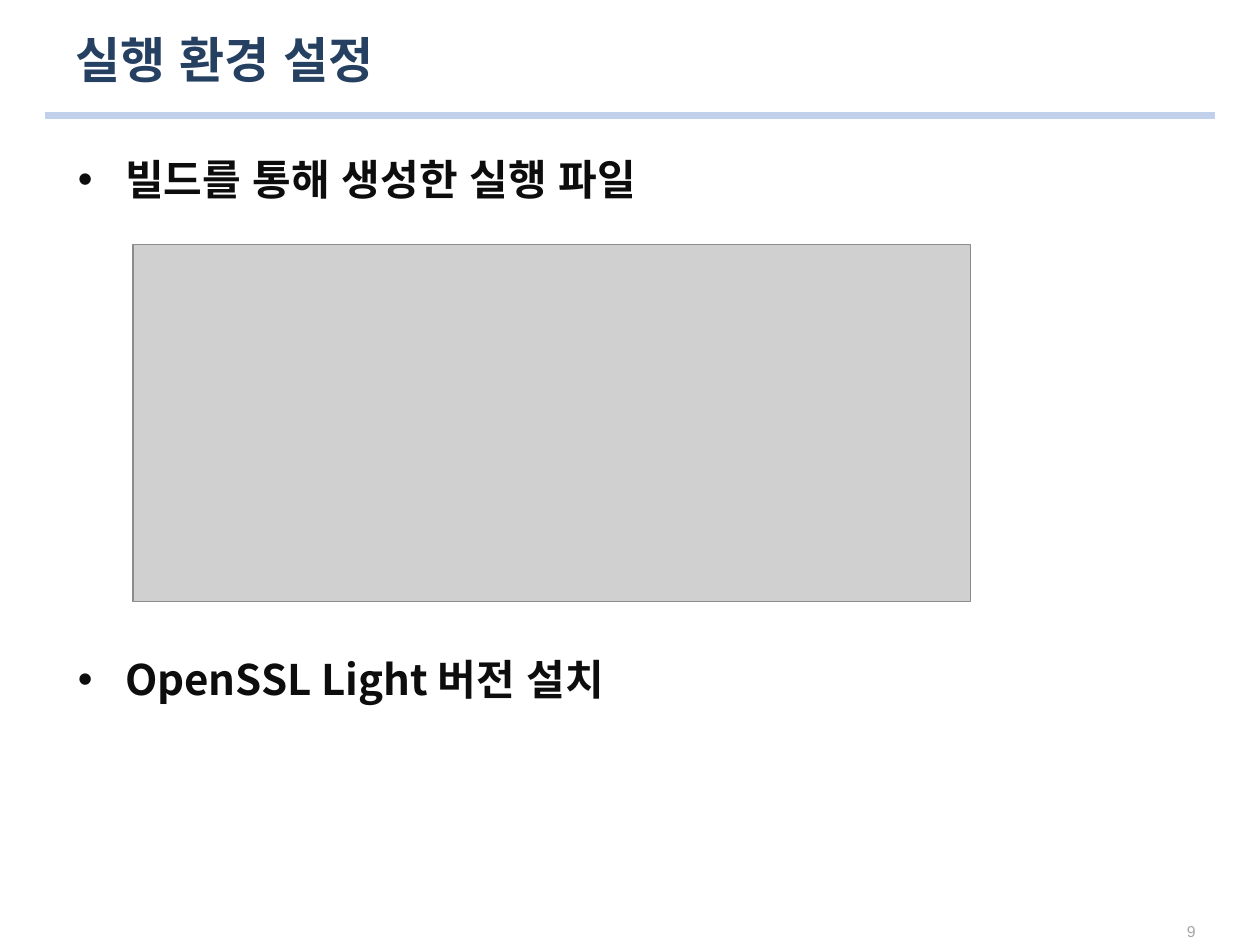
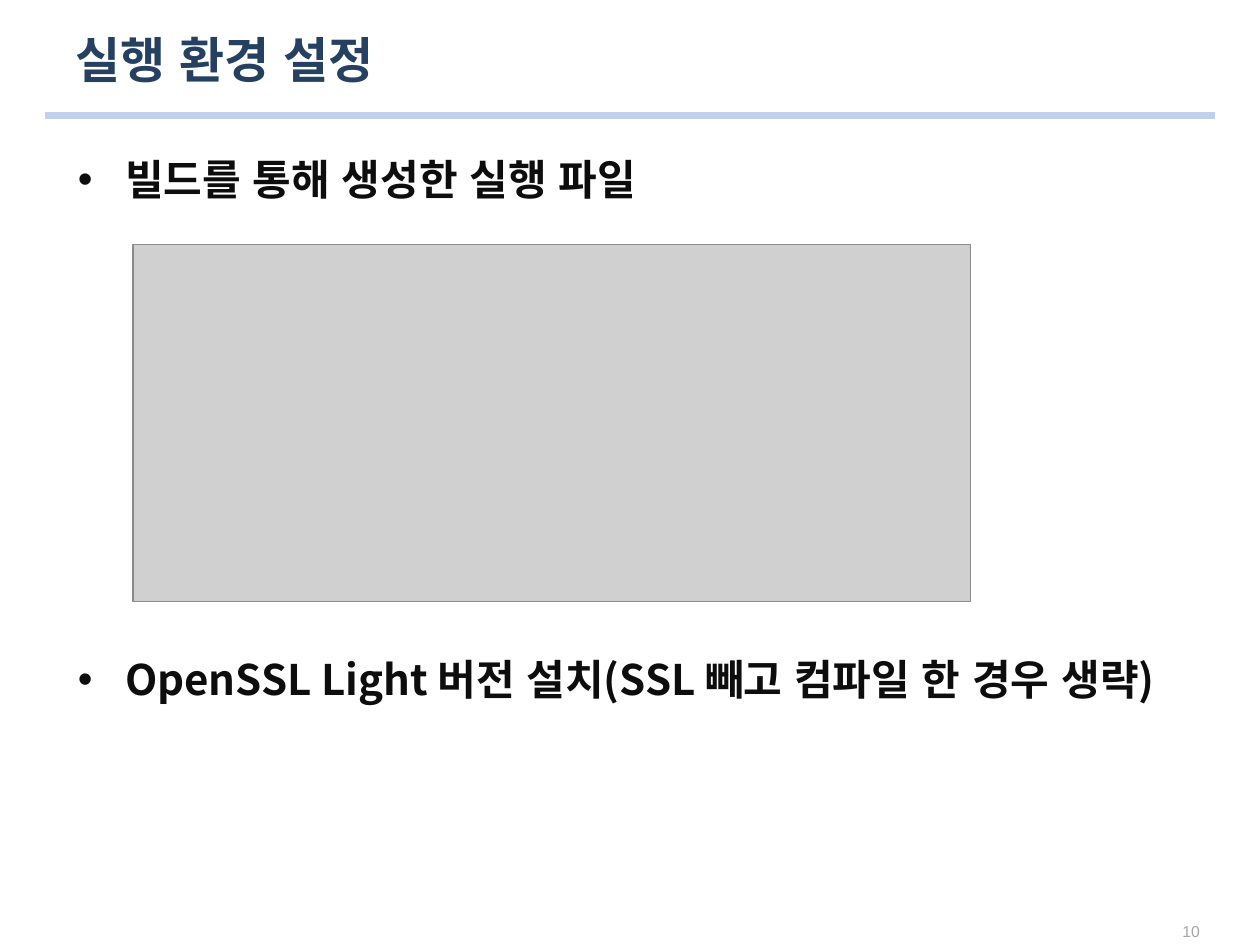
Before and after one commit to Geloi/mosquitto-win32-binary, a slide deck: slide 11 of building_mosquitto_on_windows.pptx (slide 10 before the commit). Drawn at 1260x945 pixels with LibreOffice and Linux fonts; fonts in the diff are those of the drawing; grey boxes stand for pictures. Boxes give left, top, right and bottom in pixels: in the first picture for what was removed or moved away, otherwise in the second. Text is boxed around its words. In the diff, an @@ line names an element or a change of style, - is before the commit and + after.

```diff
--- a/building_mosquitto_on_windows.pptx
+++ b/building_mosquitto_on_windows.pptx
@@ text at [125, 659, 1154, 706]: text changed @@
-• OpenSSL Light 버전 설치
+• OpenSSL Light 버전 설치(SSL 빼고 컴파일 한 경우 생략)
@@ page number at [1182, 926, 1200, 937]: text changed @@
-9
+10
```
Also in this commit, not shown: 2 other slides changed, 1 slide added, 2 other files.
